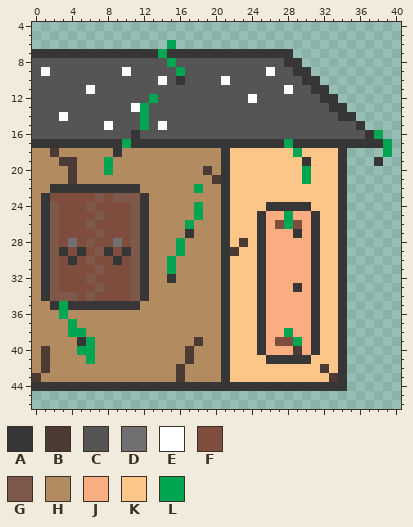
One commit to this pixel-art sprite: ITforum/sprites/Sprite12/layers/2a8c8636-cfde-4f3f-ab40-48eb3354673d/738ce7ce-efa9-4ba5-a317-c22826adb2cc.png. That is the earlier state.
The file is 64x64 pixels. Colours within 5 levels of each other are drawn and written as one. Shown: x 0..40, y 4..46.
Palette (. is transparent): A #363636  B #4c3b35  C #555555  D #707070  E #ffffff  F #7f4d3d  G #7f584c  H #b28b60  J #faad81  K #fdc689  L #00a651
The same view after the edit:
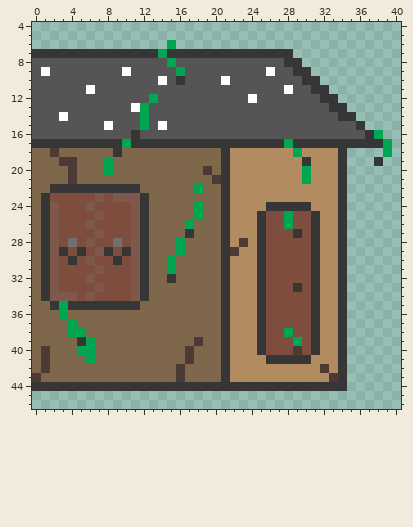
Diff:
Colour H changes from #b28b60 to #7f674c.
Colour K changes from #fdc689 to #b28b60.
Colour J becomes colour F in row 25 at x 26 to 27 and 29 to 30; in row 26 at x 26 and 30; in row 27 at x 26 to 28 and 30; in rows 28 to 32 at x 26 to 30; in row 33 at x 26 to 28 and 30; in rows 34 to 37 at x 26 to 30.
Colour J becomes colour F in row 38 at x 26 to 27 and 29 to 30; in row 39 at x 26 and 30; in row 40 at x 26 to 28 and 30.
